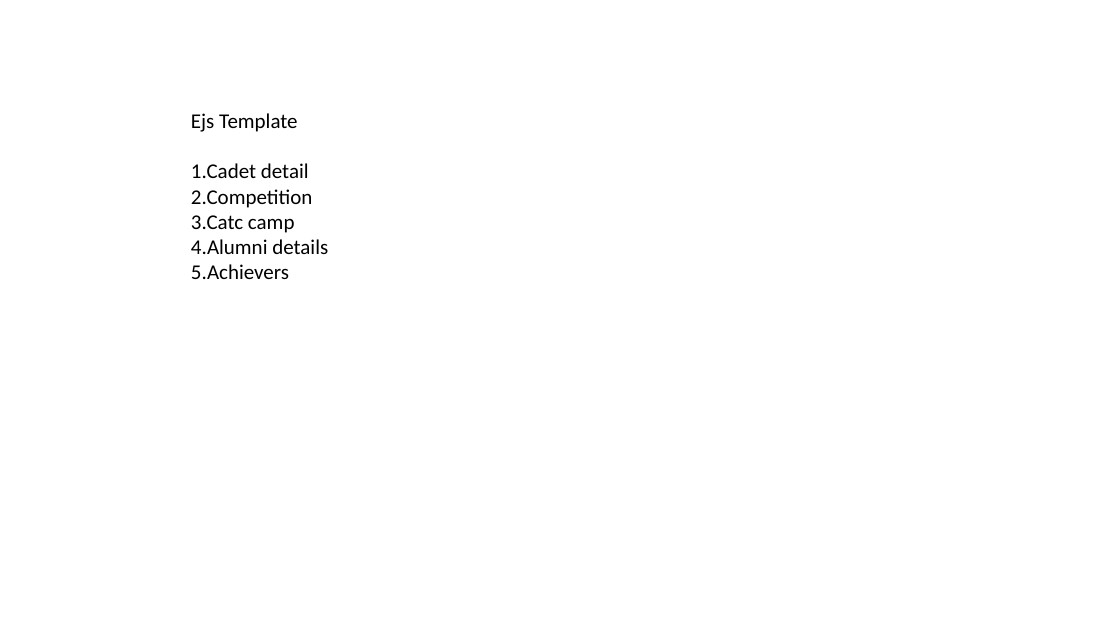
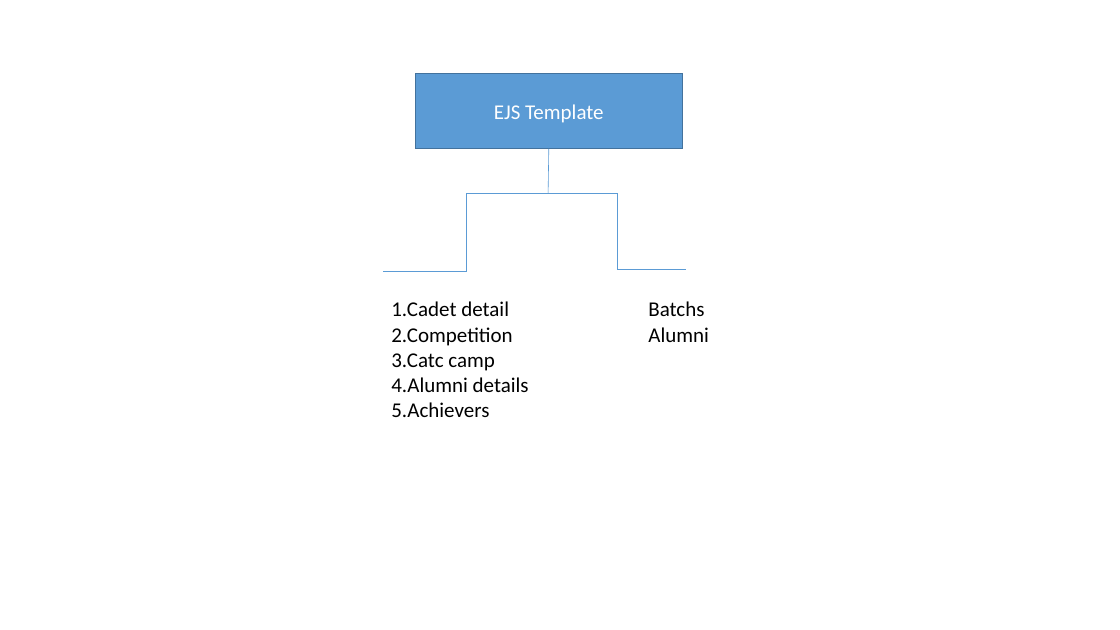
Before and after one commit to MohamedJakkariya/NCC_BIT_CAMPUS, a slide deck: slide 15 of docs/NCC WEB.pptx. Drawn at 1120x630 pixels with LibreOffice and Linux fonts; fonts in the diff are those of the drawing. Boxes give left, top, right and bottom in pixels: in the first picture for what was removed or moved away, otherwise in the second. Text is boxed around its words. In the diff, an @@ line names an element or a change of style, - is before the commit and + after.

```diff
--- a/docs/NCC WEB.pptx
+++ b/docs/NCC WEB.pptx
@@ rectangle added at (416, 74, 683, 149), fill #5B9BD5, outline #43739E 1 pt, 18 pt, text #FFFFFF @@
+EJS Template
@@ text at (191, 113, 297, 132): paragraph removed @@
-Ejs Template
@@ line added from (549, 149) to (549, 193), #5B9BD5 0.5 pt @@
@@ elbow line added from (549, 193) to (383, 271), #5B9BD5 0.5 pt @@
@@ elbow line added from (549, 193) to (686, 269), #5B9BD5 0.5 pt @@
@@ text "1.Cadet detail": place and size @@
-text "1.Cadet detail" at (191, 113, 328, 279)
+text "1.Cadet detail" at (391, 301, 529, 417)
@@ text added at (648, 301, 709, 342), 18 pt, text #000000 @@
+Batchs
+Alumni
```
Also in this commit, not shown: 2 other files.
